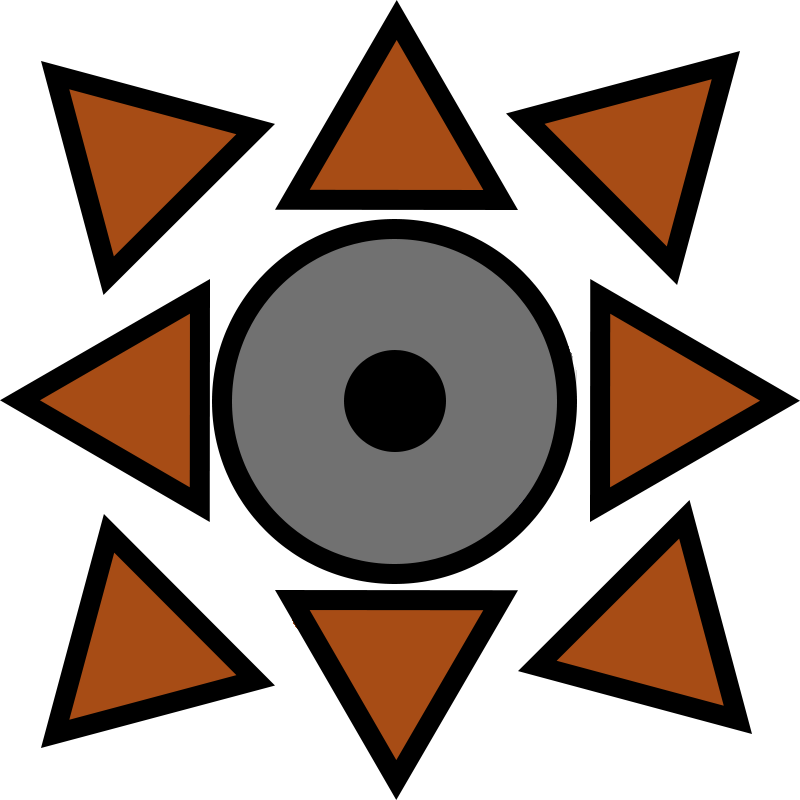
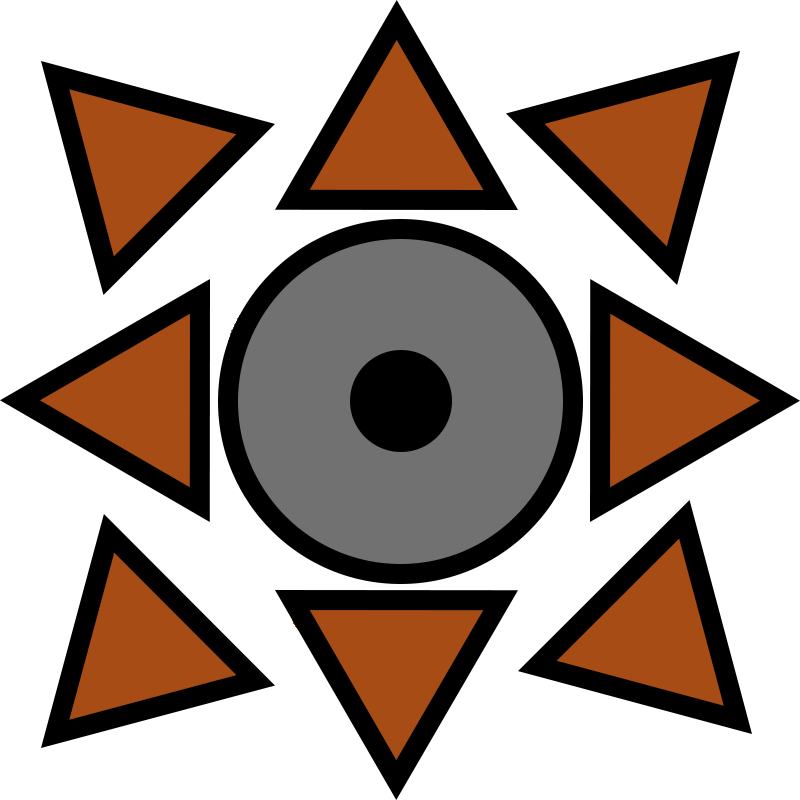
Revision of a layered w=800, h=800 image; what changed, layer by layer:
painted on "Ellipse 1" over [212, 219, 583, 584]
painted on "Ellipse 2" over [344, 350, 452, 452]
painted on "Layer 1" over [485, 458, 561, 543]
hid "Background" over [212, 219, 583, 604]
